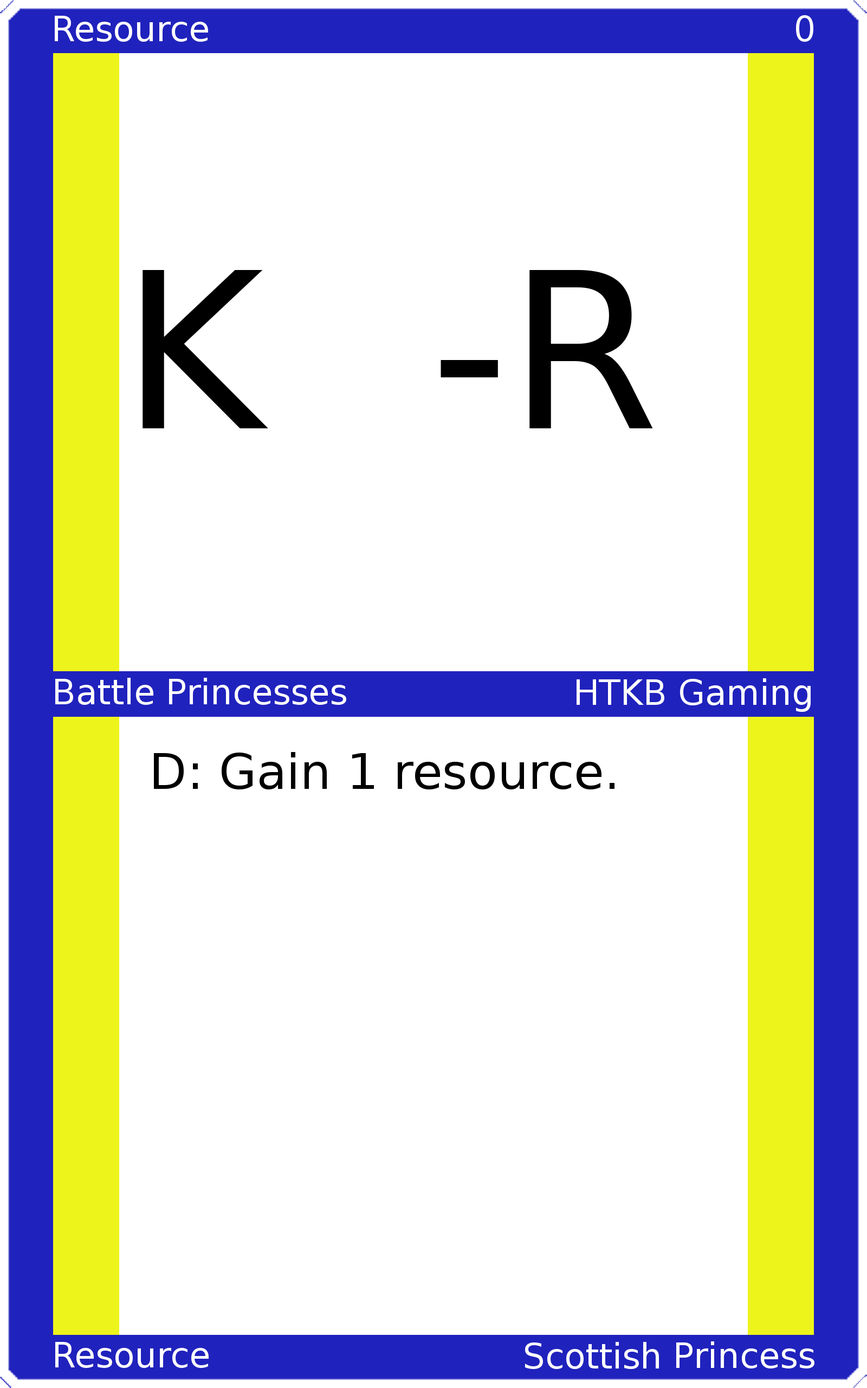
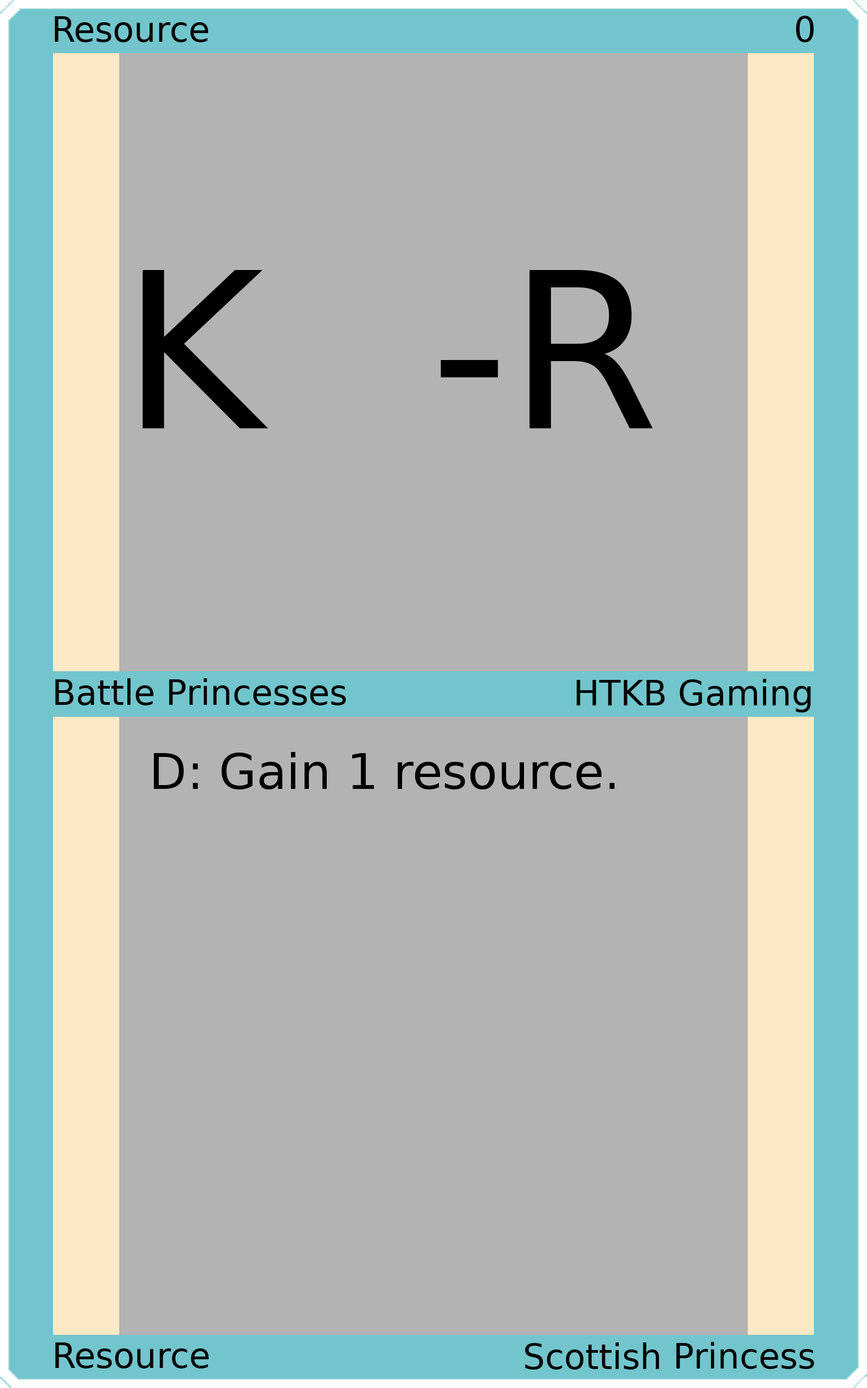
Layered file, before and after one edit (867x1388). Changes by layer:
painted on "Upper Left" over box(54, 15, 209, 43)
painted on "Upper Right" over box(796, 15, 815, 43)
painted on "Mid Left" over box(55, 677, 347, 706)
painted on "Mid Right" over box(576, 678, 811, 713)
painted on "Bottom Left" over box(55, 1341, 209, 1369)
painted on "Bottom Right" over box(525, 1340, 815, 1370)
painted on "Border" over box(0, 0, 867, 1388)
painted on "Top Background" over box(119, 52, 748, 673)
painted on "Bottom Background" over box(119, 715, 748, 1336)
painted on "Background" over box(35, 35, 832, 1352)
